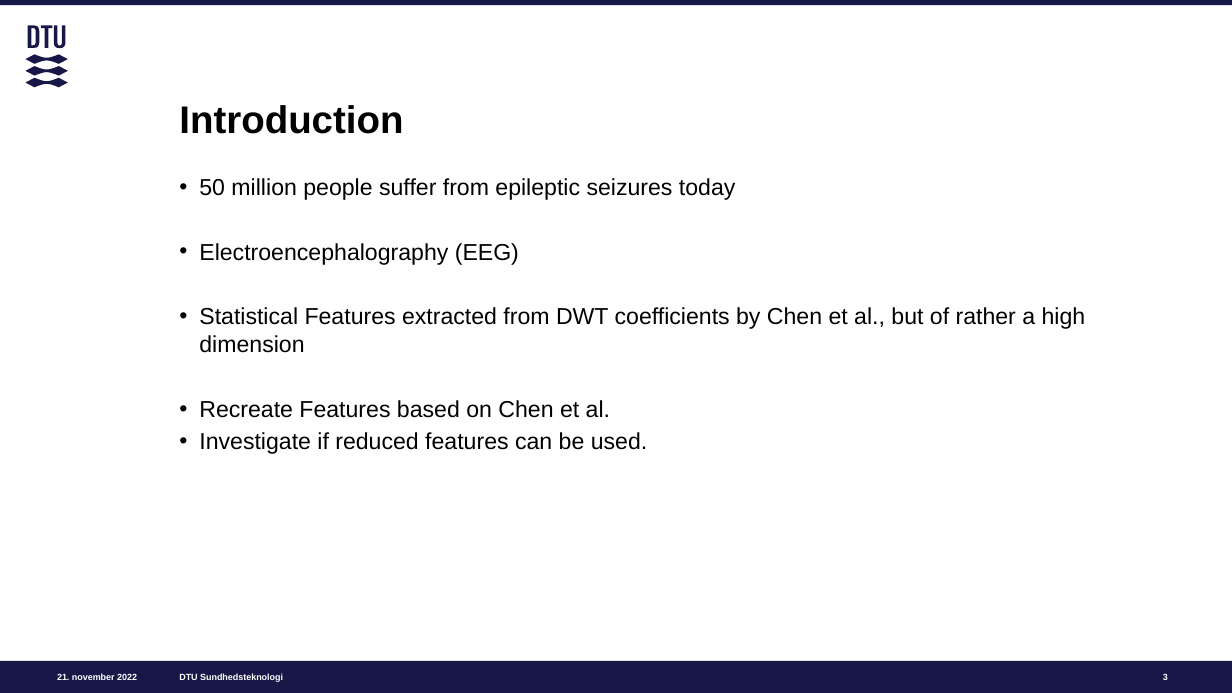
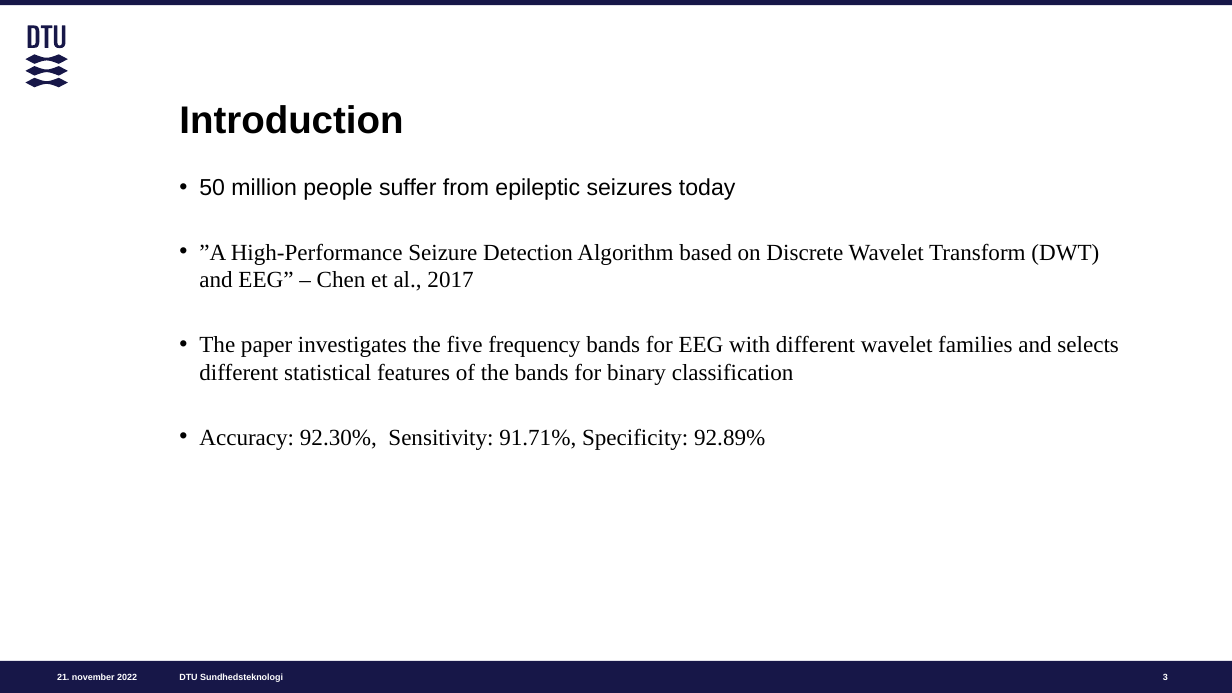
Before and after one commit to m-nguyen98/bsc_project, a slide deck: slide 3 of papers/BSc_Presentation.pptx. Drawn at 1232x693 pixels with LibreOffice and Linux fonts; fonts in the diff are those of the drawing. Boxes give left, top, right and bottom in pixels: in the first picture for what was removed or moved away, otherwise in the second. Text is boxed around its words. In the diff, an @@ line names an element or a change of style, - is before the commit and + after.

Commit message:
new changes

```diff
--- a/papers/BSc_Presentation.pptx
+++ b/papers/BSc_Presentation.pptx
@@ text at <box>199,243,1119,450</box>: text changed; font Arial to Times New Roman @@
-• Electroencephalography (EEG)
-• Statistical Features extracted from DWT coefficients by Chen et al., but of rather a high dimension
-• Recreate Features based on Chen et al.
-• Investigate if reduced features can be used.
+• ”A High-Performance Seizure Detection Algorithm based on Discrete Wavelet Transform (DWT) and EEG” – Chen et al., 2017
+• The paper investigates the five frequency bands for EEG with different wavelet families and selects different statistical features of the bands for binary classification
+• Accuracy: 92.30%, Sensitivity: 91.71%, Specificity: 92.89%
```
Also in this commit, not shown: 3 other slides changed, 11 slides added, 4 slides removed.
